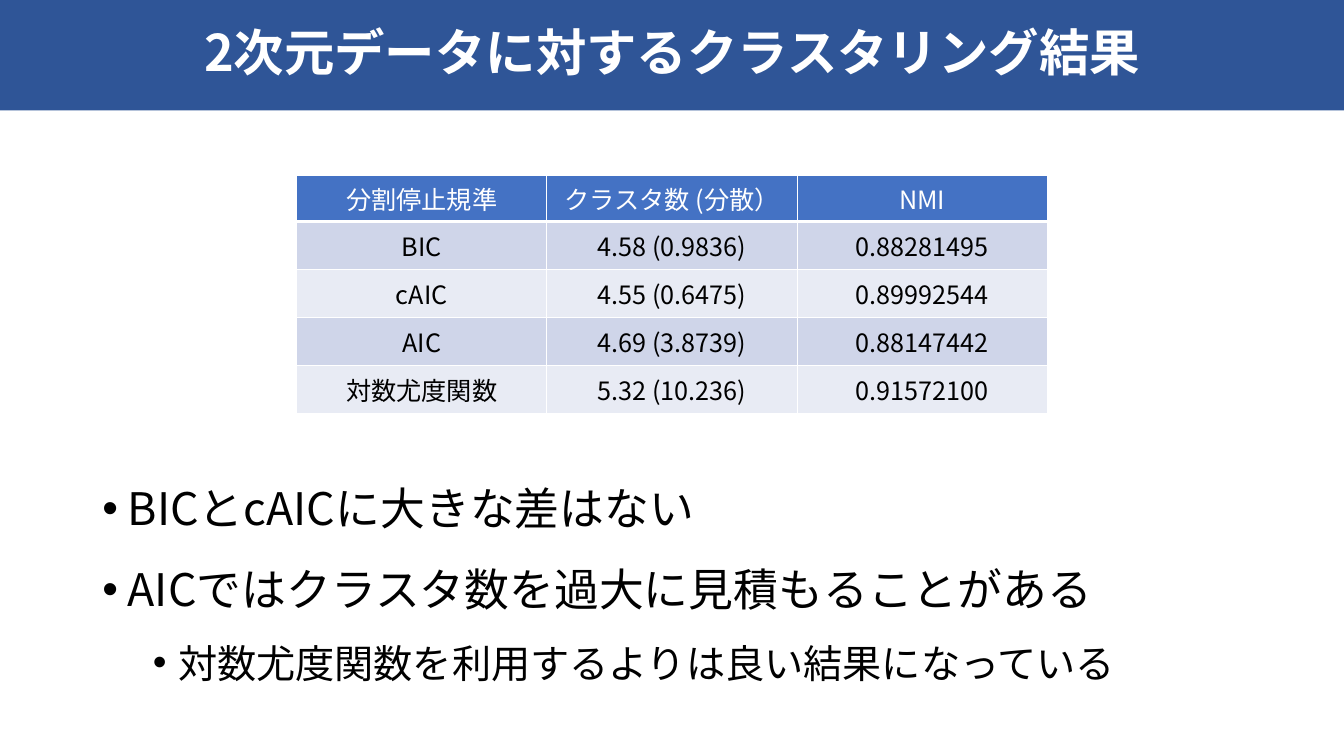
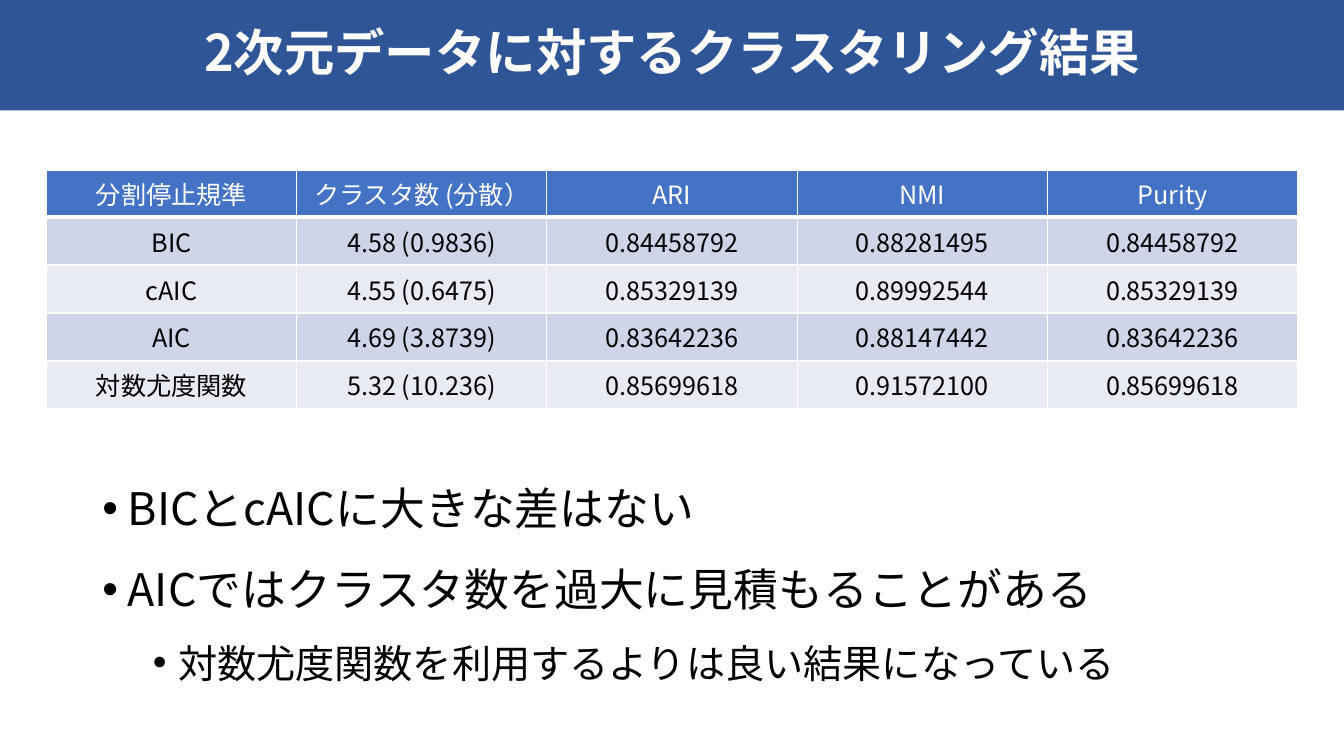
Before and after one commit to raryosu/graduation-research, a slide deck: slide 12 of docs/interim-presen/interim_hagihara.pptx (slide 11 before the commit). Drawn at 1344x756 pixels with LibreOffice and Linux fonts; fonts in the diff are those of the drawing. Boxes give left, top, right and bottom in pixels: in the first picture for what was removed or moved away, otherwise in the second. Text is boxed around its words. In the diff, an @@ line names an element or a change of style, - is before the commit and + after.

```diff
--- a/docs/interim-presen/interim_hagihara.pptx
+++ b/docs/interim-presen/interim_hagihara.pptx
@@ table at <box>46,170,1297,407</box> @@
+column 3: ARI | 0.84458792 | 0.85329139 | 0.83642236 | 0.85699618
+column 5: Purity | 0.84458792 | 0.85329139 | 0.83642236 | 0.85699618
@@ table: place and size @@
-table at <box>296,175,1047,412</box>
+table at <box>46,170,1297,407</box>
```
Also in this commit, not shown: 5 other slides changed, 1 slide added, 4 slides removed, 2 other files.
